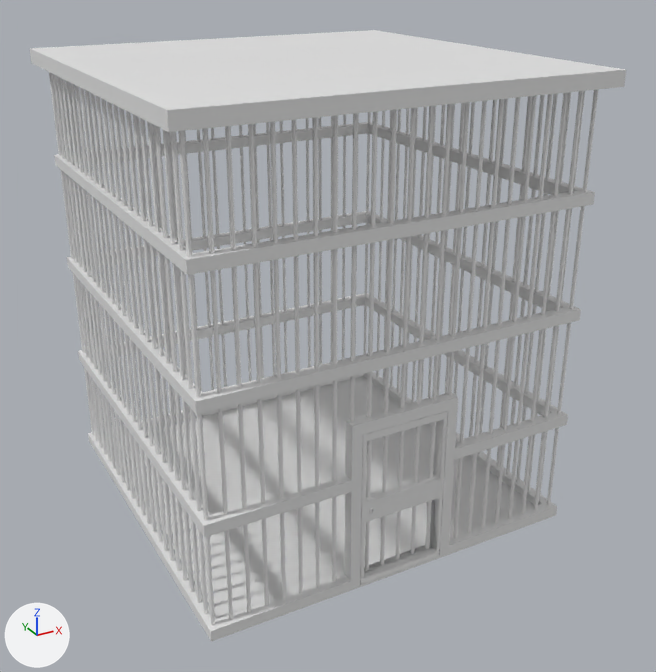
The FBX model Assets/3D Models/Furniture/cageWithHole.fbx: old version first, new version second.
Both versions are drawn from a 50 mm lens placed at (-5.22, -10.13, 7.23), pointed at (0.11, -0.45, 2.39). The lights are fixed; the arrows at lower left show +X, +Y and +Z. Where no turn or scale is listed for an object, it has been applied to the vertices.

Names of what the first picture shows: 'Cage Door', 'Cage Lid', 'Cage With Hole'.
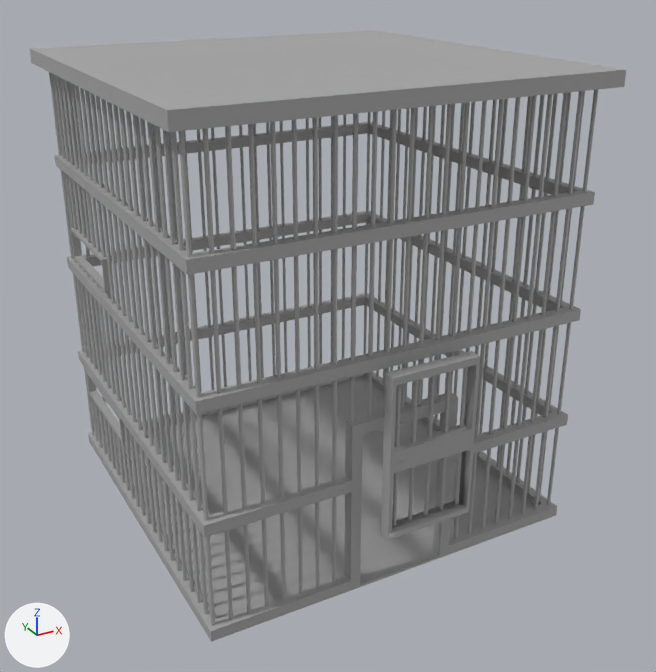
Changed parts and their boxes (x1, y1, x2, y2) in the pictures (656 x 672 px):
'Cage Lid', recoloured (white to grey): (30, 30, 626, 132) in both
'Cage Door', recoloured, moved: before (360, 411, 448, 584); after (381, 351, 481, 540)
part 1 of me_cylinder_003, added: after (74, 255, 110, 293)
part 2 of me_cylinder_003, added: after (89, 390, 130, 443)
part 3 of me_cylinder_003, added: after (57, 76, 130, 491)
part 4 of me_cylinder_003, recoloured: (49, 72, 598, 642) in both

The change, as a diff of the scene's bpy script:
```diff
--- a/Assets/3D Models/Furniture/cageWithHole.fbx.py
+++ b/Assets/3D Models/Furniture/cageWithHole.fbx.py
@@ mat_m_cage_grey @@
+mat_m_cage_grey = principled_material('M_Cage_Grey')
+mat_m_cage_grey.base_color = (0.388, 0.388, 0.388)  # grey #a7a7a7
@@ me_cube_009 @@
 me_cube_009.from_pydata(...)  # 146 vertices, 134 faces; spans x -0.58..0.58, y -2.53..-2.36, z 0.04..2.12
+me_cube_009.materials.append(mat_m_cage_grey)  # grey #a7a7a7
@@ me_cylinder_003 @@
 # used by ob_cage_with_hole; location = (0.0, 0.0, 0.0)
-me_cylinder_003.from_pydata(...)  # 1549 vertices, 1244 faces; spans x -2.52..2.52, y -2.54..2.52, z 0.0..5.88
+me_cylinder_003.from_pydata(...)  # 2023 vertices, 1500 faces; spans x -2.52..2.52, y -2.54..2.52, z 0.0..5.88
+# me_cylinder_003 part 1: a new loose piece, a box spanning x -2.512..-2.405, y 0.582..2.099, z 3.135..3.173, in mat_m_cage_grey (grey #a7a7a7)
+# me_cylinder_003 part 2: a new loose piece, a box spanning x -2.512..-2.405, y 0.515..2.168, z 0.994..1.041, in mat_m_cage_grey (grey #a7a7a7)
+# me_cylinder_003 part 3: 458 vertices added at x -2.51..-2.4, y 0.52..2.17, z 1.04..3.57
+# me_cylinder_003 part 4: 1159 faces spanning x -2.52..2.52, y -2.54..2.52, z 0.0..5.88 switch from no material to mat_m_cage_grey (grey #a7a7a7)
@@ me_cube @@
 me_cube.from_pydata(...)  # 16 vertices, 14 faces; spans x -2.65..2.65, y -2.65..2.65, z -0.09..0.09
+me_cube.materials.append(mat_m_cage_grey)  # grey #a7a7a7
@@ ob_cage_door @@
 ob_cage_door = bpy.data.objects.new('Cage Door', me_cube_009)
-ob_cage_door.location = (0.0, 0.0, 0.0)
+ob_cage_door.location = (0.15, -0.35, 0.82)
```
